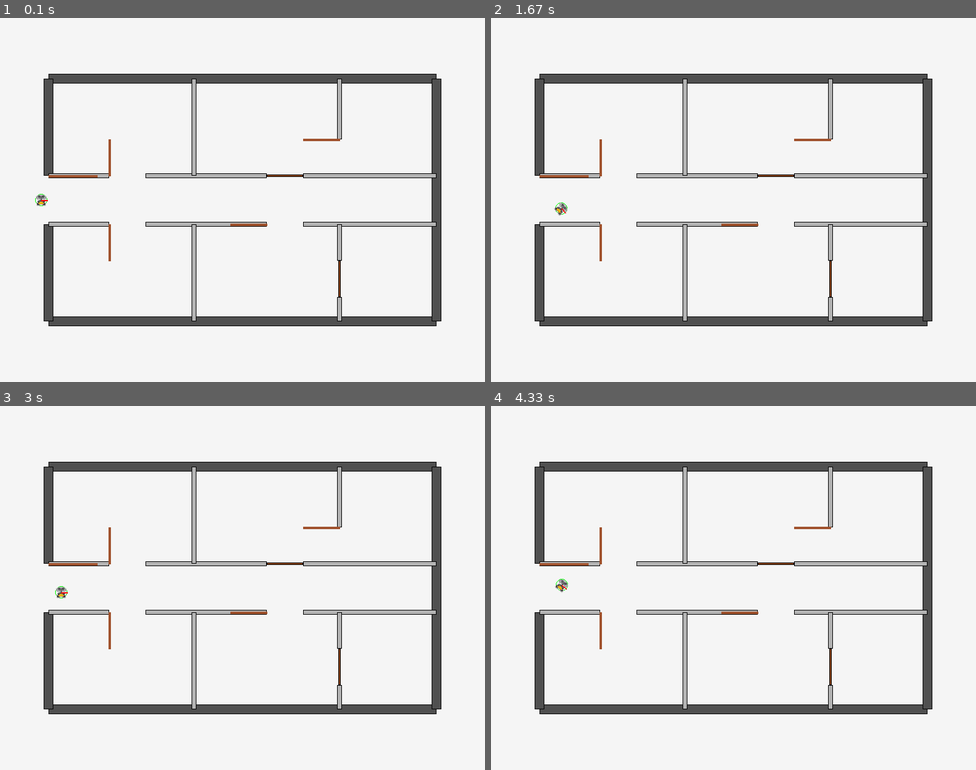
Above: before the commit, frames 1-4 (two rows, left to right).
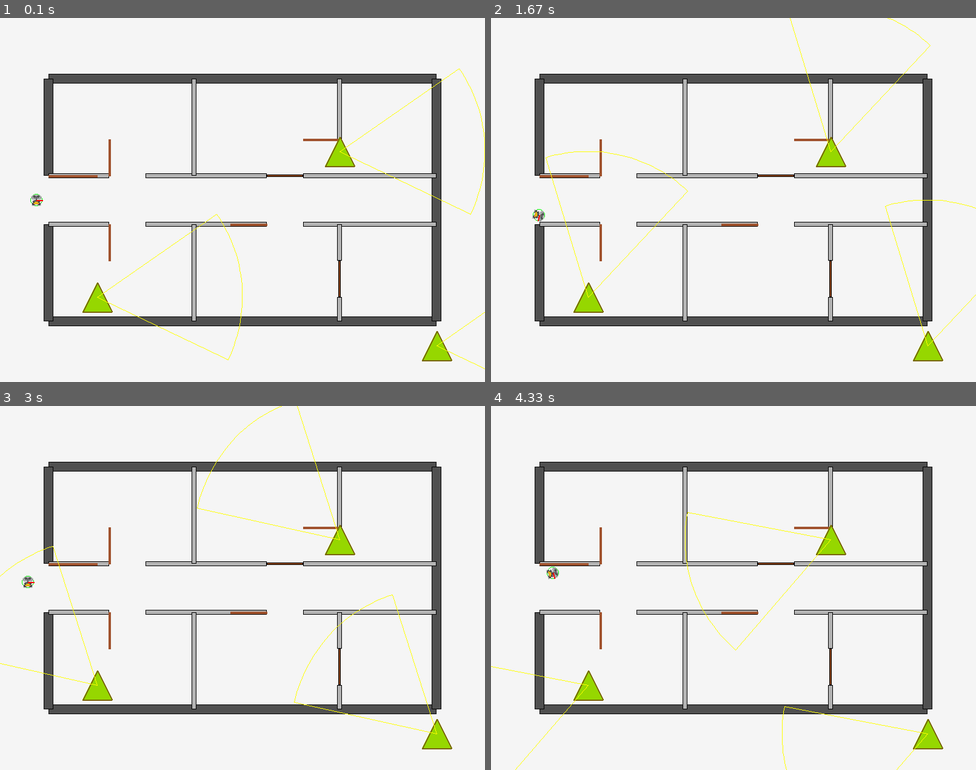
Above: after the commit, the same moments.

Repository: JawadBLK/TP_Robot
Game: pygame game, started from project/main.py
Two runs of this game, one before a commit and one after it. Both use one fixed random seed, a clock stepped at 60 frames per second and the inputs below.
Inputs:
- Up to frame 1 (0.1 s): no input
- Up to frame 2 (1.67 s): hold Right 0.33-0.8 s; hold Up 0.83-1.13 s; hold Right 1.17-1.63 s
- Up to frame 3 (3 s): hold Left 1.67-2.2 s; hold Down 2.23-2.53 s; hold Left 2.57-2.97 s
- Up to frame 4 (4.33 s): hold Up 3-3.37 s; hold Right 3.4-4.03 s; hold Down from 4.07 s (still down)

The runs differ from the first frame. In frame 1, 1.2% of the frame differs, in the area x 6-100%, y 13-97%; in frame 2, 1.3%; in frame 3, 1.3%, in the area x 0-94%, y 0-95%; in frame 4, 1.2%.

Commit message:
feat: ajout des ennemis (ennemis.py) / Modifications dans main.py ; Environnement.py ; vue.py / Ajout radar de détection des ennemis

Diff:
--- a/project/main.py
+++ b/project/main.py
@@ -5,6 +5,7 @@
 from robot.vue import VuePygame
 from robot.Environnement import Environnement
 from robot.plan_autocad import build_plan
+from robot.ennemis import Ennemi
 
 # 1. Initialisation MVC
 robot = RobotMobile(x=-8.5, y=0, orientation=0, moteur=MoteurDifferentiel())
@@ -23,6 +24,13 @@
 env.ajouter_robot(robot)
 build_plan(env)
 
+env.ajouter_ennemi(Ennemi(-6, -4))
+env.ajouter_ennemi(Ennemi(4, 2))
+env.ajouter_ennemi(Ennemi(8, -6))
+
+print("Nombre d'obstacles :", len(env.obstacles))
+print(hasattr(env, "alerte"))
+
 fps = 40
 dt = 1.0 / fps
 running = True
@@ -37,7 +45,7 @@
     commande = controleur.lire_commande()
     env.robot.commander(**commande)
     if commande["v"] == 0 and commande["omega"] == 0:
-        robot.commander(v=2.0, omega=0.0)
+        robot.commander(v=0.0, omega=0.0)
     else:
         robot.commander(**commande)
 
--- a/project/robot/Environnement.py
+++ b/project/robot/Environnement.py
@@ -1,9 +1,14 @@
+import math
+
 class Environnement:
     def __init__(self, largeur=20, hauteur=12):
         self.largeur = largeur
         self.hauteur = hauteur
         self.robot = None
         self.obstacles = []
+        self.ennemis = []
+        self.alerte = None
+        self.temps_alerte = 0
 
     def ajouter_robot(self, robot):
         self.robot = robot
@@ -12,6 +17,9 @@
 
     def ajouter_obstacle(self, obstacle):
         self.obstacles.append(obstacle)
+
+    def ajouter_ennemi(self, ennemi):
+        self.ennemis.append(ennemi)
 
     def test_collision(self, x, y, rayon):
         for obs in self.obstacles:
@@ -32,3 +40,74 @@
         if self.test_collision(self.robot.x, self.robot.y, self.robot.rayon):
             self.robot.x = old_x
             self.robot.y = old_y
+
+        if self.robot is None:
+            return
+
+        x_old = self.robot.x
+        y_old = self.robot.y
+
+        self.robot.mettre_a_jour(dt)
+
+        # Gestion durée alerte
+        if self.temps_alerte > 0:
+            self.temps_alerte -= dt
+            if self.temps_alerte <= 0:
+                self.alerte = None
+
+        # Collisions obstacles
+        for obs in self.obstacles:
+            if obs.collision(self.robot.x, self.robot.y, self.robot.rayon):
+                self.robot.x = x_old
+                self.robot.y = y_old
+                self.robot.commander(v=0, omega=0)
+                break
+
+        # Collisions ennemis
+        ennemi_detecte = False
+
+        for ennemi in self.ennemis:
+            ennemi.mettre_a_jour(dt)
+            ennemi.detecte = False  # reset à chaque frame
+
+            dx = self.robot.x - ennemi.x
+            dy = self.robot.y - ennemi.y
+            distance = math.sqrt(dx*dx + dy*dy)
+
+            if distance <= ennemi.portee:
+
+                angle_to_robot = math.atan2(dy, dx)
+                angle_diff = (angle_to_robot - ennemi.angle + math.pi) % (2*math.pi) - math.pi
+
+                if abs(angle_diff) <= ennemi.fov / 2:
+
+                    blocked = False
+                    for obs in self.obstacles:
+                        if segment_intersect_rect(
+                            ennemi.x, ennemi.y,
+                            self.robot.x, self.robot.y,
+                            obs
+                        ):
+                            blocked = True
+                            break
+
+                    if not blocked:
+                        ennemi.detecte = True
+                        ennemi_detecte = True
+
+        # Alerte globale après boucle
+        if ennemi_detecte:
+            self.alerte = "DETECTION ENNEMI"
+            self.temps_alerte = 0.5
+
+def segment_intersect_rect(x1, y1, x2, y2, rect):
+    steps = 20
+    for i in range(steps + 1):
+        t = i / steps
+        x = x1 + t * (x2 - x1)
+        y = y1 + t * (y2 - y1)
+
+        if rect.collision(x, y, 0):
+            return True
+
+    return False
--- /dev/null
+++ b/project/robot/ennemis.py
@@ -0,0 +1,68 @@
+import math
+import pygame
+
+class Ennemi:
+
+    def __init__(self, x, y, taille=0.6, angle=0):
+        self.x = x
+        self.y = y
+        self.taille = taille
+        self.angle = angle  # orientation en radians
+        self.portee = 6     # distance vision
+        self.fov = math.pi / 3  # angle vision (60°)
+        self.detecte = False
+        self.vitesse_rotation = 0.8  # radians par seconde
+
+    def dessiner(self, vue):
+
+        px, py = vue.convertir_coordonnees(self.x, self.y)
+        size = self.taille * vue.scale
+
+        # Triangle
+        points = [
+            (px, py - size),
+            (px - size, py + size),
+            (px + size, py + size)
+        ]
+
+        pygame.draw.polygon(vue.screen, (150, 215, 0), points)
+        pygame.draw.polygon(vue.screen, (120, 100, 0), points, 2)
+
+        # Dessiner cône vision
+        self.dessiner_vision(vue)
+
+    def mettre_a_jour(self, dt):
+        self.angle += self.vitesse_rotation * dt
+
+        # garder angle dans [-pi, pi]
+        if self.angle > math.pi:
+            self.angle -= 2 * math.pi
+
+    def dessiner_vision(self, vue):
+        px, py = vue.convertir_coordonnees(self.x, self.y)
+
+        start_angle = self.angle - self.fov/2
+        end_angle = self.angle + self.fov/2
+
+        points = [(px, py)]
+
+        for a in [start_angle + i*(self.fov/30) for i in range(31)]:
+            x = self.x + self.portee * math.cos(a)
+            y = self.y + self.portee * math.sin(a)
+            p = vue.convertir_coordonnees(x, y)
+            points.append(p)
+
+        # Couleur change selon détection
+        if self.detecte:
+            couleur = (255, 0, 0)
+        else:
+            couleur = (255, 255, 0)
+
+        pygame.draw.polygon(vue.screen, couleur, points, 1)
+
+    def mettre_a_jour(self, dt):
+        self.angle += self.vitesse_rotation * dt
+
+        # garder angle dans [-pi, pi]
+        if self.angle > math.pi:
+            self.angle -= 2 * math.pi
--- a/project/robot/vue.py
+++ b/project/robot/vue.py
@@ -32,6 +32,7 @@
             hauteur / env_hauteur
         )
 
+        self.font = pygame.font.SysFont("Arial", 32)
         self.clock = pygame.time.Clock()
 
         # --- Chargement de l'image du robot ---
@@ -49,12 +50,11 @@
             print("Attention: L'image image_robot.png n'a pas été trouvée. Affichage du cercle par défaut.")
             self.image_robot_originale = None
 
-
-
     def convertir_coordonnees(self, x, y):
         px = int(self.largeur / 2 + x * self.scale)
         py = int(self.hauteur / 2 - y * self.scale)
         return px, py
+
     def dessiner_robot(self, robot):
         if robot is None:
             return
@@ -112,6 +112,16 @@
         if env.robot:
             self.dessiner_robot(env.robot)
 
+        # Dessiner les ennemis
+        for ennemi in env.ennemis:
+            ennemi.dessiner(self)
+
+        # Affichage alerte
+        if env.alerte:
+            texte = self.font.render(env.alerte, True, (200, 0, 0))
+            rect = texte.get_rect(center=(self.largeur//2, 40))
+            self.screen.blit(texte, rect)
+
         pygame.display.flip()
 
     def dessiner_porte(self, x, y, angle_rad=0, largeur=1.5):
